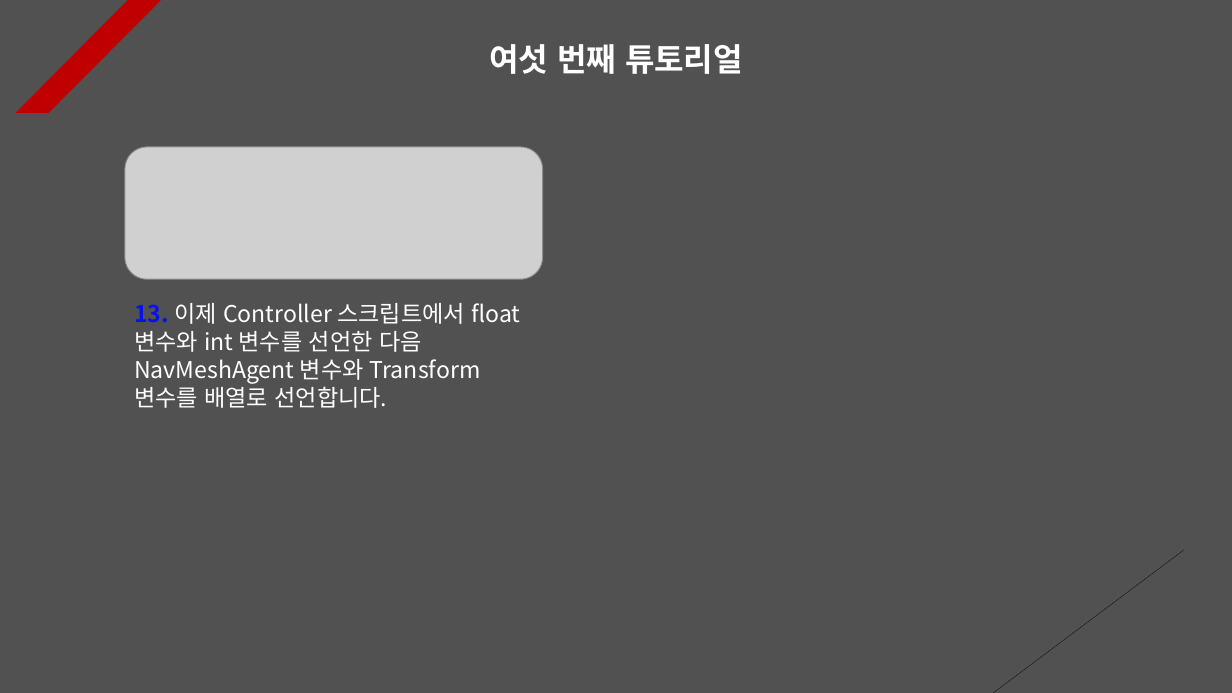
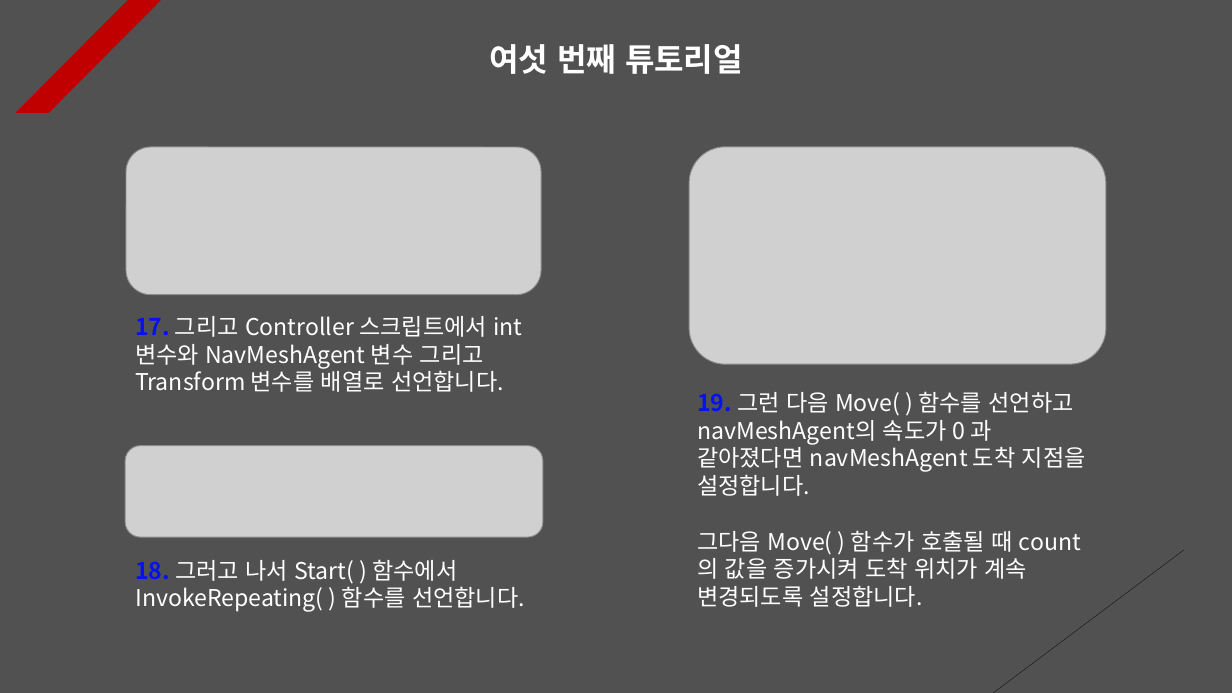
Before and after one commit to Unity2033/3D-UnityEngine, a slide deck: slide 8 of Assets/Class/NavMesh Agent/PPT Data/NavMesh Agent Example.pptx. Drawn at 1232x693 pixels with LibreOffice and Linux fonts; fonts in the diff are those of the drawing; grey boxes stand for pictures. Boxes give left, top, right and bottom in pixels: in the first picture for what was removed or moved away, otherwise in the second. Text is boxed around its words. In the diff, an @@ line names an element or a change of style, - is before the commit and + after.

Commit message:
Add Nav Mesh Area
- Delete unnecessary code

- Delete and add resource data

```diff
--- a/Assets/Class/NavMesh Agent/PPT Data/NavMesh Agent Example.pptx
+++ b/Assets/Class/NavMesh Agent/PPT Data/NavMesh Agent Example.pptx
@@ picture: place and size @@
-picture at [125, 147, 543, 279]
+picture at [126, 147, 541, 295]
@@ picture added at [689, 147, 1106, 364] @@
@@ text at [135, 316, 522, 392]: text changed @@
-13. 이제 Controller 스크립트에서 float 변수와 int 변수를 선언한 다음 NavMeshAgent 변수와 Transform 변수를 배열로 선언합니다.
+17. 그리고 Controller 스크립트에서 int 변수와 NavMeshAgent 변수 그리고 Transform 변수를 배열로 선언합니다.
@@ text added at [697, 391, 1086, 607], 18 pt, text #FFFFFF @@
+19. 그런 다음 Move( ) 함수를 선언하고 navMeshAgent의 속도가 0 과 같아졌다면 navMeshAgent 도착 지점을 설정합니다.
+그다음 Move( ) 함수가 호출될 때 count의 값을 증가시켜 도착 위치가 계속 변경되도록 설정합니다.
@@ picture added at [125, 445, 543, 537] @@
@@ text added at [135, 559, 525, 612], 18 pt, text #FFFFFF @@
+18. 그러고 나서 Start( ) 함수에서 InvokeRepeating( ) 함수를 선언합니다.
```
Also in this commit, not shown: 9 other slides changed, 5 slides added, 2 slides removed, 16 other files.
